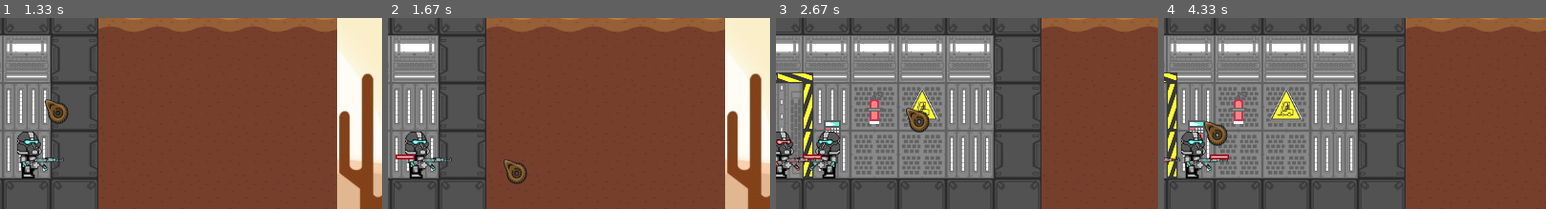
Above: before the commit, frames 1-4 (left to right).
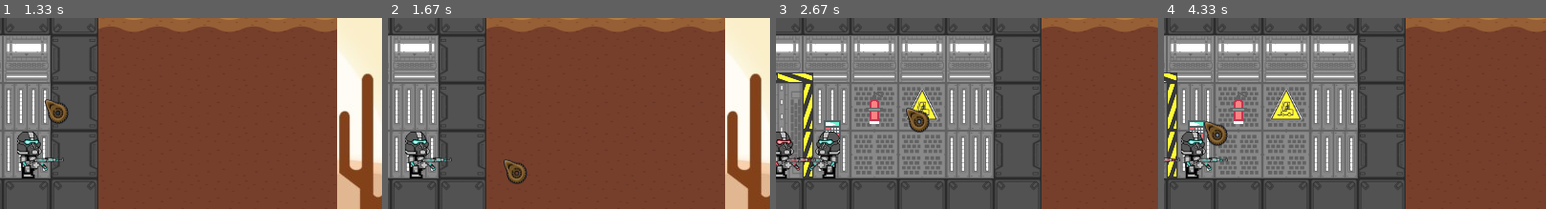
Above: after the commit, the same moments.

Repository: DABer1805/Teplyakov_Roman_and_Berezhnoy_Dmitry_PyGame_project
Game: pygame game, started from main.py
Two runs of this game, one before a commit and one after it. Both use one fixed random seed, a clock stepped at 60 frames per second and the inputs below.
Inputs (mouse positions are % of the whole screen's width and height, from its top left):
- Up to frame 1 (1.33 s): click (18, 19) at 0.38 s; click (18, 84) at 0.72 s; hold D from 1 s (still down); move the mouse to (50, 56) at 1.03 s
- Up to frame 2 (1.67 s): release D at 1.47 s; hold D from 1.5 s (still down); move the mouse to (60, 72) at 1.53 s
- Up to frame 3 (2.67 s): release D at 1.97 s; hold A 2-2.53 s; move the mouse to (65, 15) at 2.03 s; hold A from 2.57 s (still down); move the mouse to (62, 59) at 2.6 s
- Up to frame 4 (4.33 s): release A at 2.97 s; hold D 3-3.63 s; move the mouse to (52, 16) at 3.03 s; hold A 3.67-4.13 s; move the mouse to (45, 76) at 3.7 s; hold D from 4.17 s (still down); move the mouse to (50, 62) at 4.2 s
The pictures show only the part of the screen within x 45-95%, y 36-86%; the shares and areas given below are measured in that part.

Frame 1 is identical in both runs. In frame 2, 0.1% of the frame differs, in the area x 2-7%, y 71-74%; in frame 3, 0.1%; in frame 4, 0.1%.

Commit message:
feat: added system for injuring the player with enemy bullets

Diff:
--- a/classes.py
+++ b/classes.py
@@ -174,20 +174,23 @@
 
     def __init__(self, player_group: pygame.sprite.Group,
                  all_sprites: pygame.sprite.Group,
-                 player_image: pygame.Surface, hp: int,
+                 player_image: pygame.Surface,
                  pos_x: int, pos_y: int) -> None:
         """
         :param player_group: Групп, куда будет добавлен игрок
         :param all_sprites: Все спрайты
         :param player_image: Изображение игрока
-        :param hp: HP игрока
         :param pos_x: позиция по оси x
         :param pos_y: позиция по оси y
         """
         super().__init__(player_group, all_sprites, player_image,
                          pos_x, pos_y)
         # HP игрока
-        self.hp = hp
+        self.hp = 5
+        # Щит игрока
+        self.shield = 3
+        # Таймер перезарядки щита
+        self.shield_recharge = 0
         # Сколько патронов в обойме
         self.ammo = 5
         # Таймер перезарядки
@@ -336,6 +339,18 @@
                 hit_sound.play()
                 self.kill()
 
+        # Если пуля вражеская, то проверяем пересечение со спрайтом игрока и
+        # отнимаем либо щит, либо хп
+        if self.is_enemy_bullet:
+            if pygame.sprite.spritecollideany(self, player_group):
+                for player in player_group:
+                    if player.shield:
+                        player.shield -= 1
+                        player.shield_recharge = 300
+                    else:
+                        player.hp -= 1
+                self.kill()
+
 
 class Button:
     """Класс для создания кнопок"""
@@ -391,9 +406,9 @@
         super().__init__(rays_group)
         # Фигура луча
         if direction:
-            self.rect = pygame.Rect(pos_x, pos_y, 300, 1)
+            self.rect = pygame.Rect(pos_x, pos_y, 200, 1)
         else:
-            self.rect = pygame.Rect(pos_x - 300, pos_y, 300, 1)
+            self.rect = pygame.Rect(pos_x - 200, pos_y, 200, 1)
         # Направление луча
         self.direction = direction
 
--- a/main.py
+++ b/main.py
@@ -54,6 +54,8 @@
 tile_group.add(boxes_group)
 # Группа фантомных блоков (задний фон и украшения)
 phantom_group = pygame.sprite.Group()
+# Группа пуль врагов
+enemies_bullet_group = pygame.sprite.Group()
 
 
 def load_image(filename: str) -> pygame.Surface:
@@ -128,7 +130,7 @@
             # ФАЙЛЕ НЕСКОЛЬКИХ ИГРОКОВ!!!)
             elif level[y][x] == '@':
                 new_player = Player(player_group, all_sprites, PLAYER_IMAGE,
-                                    5, x, y)
+                                    x, y)
             # Тут те тайлы, котрые имеют hp и их можно разрушить, создаётся
             # соответствующий спрайт и добавляется в группу
             elif level[y][x] == '<' or level[y][x] == '>':
@@ -664,7 +666,7 @@
         ]
         if improvement_scales[current_characteristics_target][0][idx][2] != 1:
             UPGRADE_SOUND.play()
-            improvement_scales[current_characteristics_target][3][idx]()
+            improvement_scales[current_characteristics_target][3][idx]
             improvement_scales[current_characteristics_target][0][idx][2] += \
                 0.2
             improvement_scales[current_characteristics_target][0][idx][3] += 1
@@ -913,12 +915,27 @@
             for sprite in all_sprites:
                 camera.apply(sprite)
 
-            # Перемещаем пули
+            # Перемещаем пули игрока
             for bullet in bullet_group:
                 bullet.update([boxes_group, enemies_group],
                               [bricks_group],
                               COINS_DATA, BOX_DESTROY_SOUND, HIT_SOUND,
                               player_group)
+
+            # Перемещаем пули врагов
+            for bullet in enemies_bullet_group:
+                bullet.update([boxes_group, enemies_group],
+                              [bricks_group],
+                              COINS_DATA, BOX_DESTROY_SOUND, HIT_SOUND,
+                              player_group)
+
+            # Обновляем таймер щита игрока
+            if player.shield_recharge:
+                player.shield_recharge -= 1
+                if player.shield_recharge == 0:
+                    player.shield += 1
+                    if player.shield != 3:
+                        player.shield_recharge = 300
 
             # Проверяем наличие игрока в поле зрения врага и перемещаем врагов
             for enemy in enemies_group:
@@ -952,7 +969,7 @@
                 if enemy.attack_player:
                     if enemy.is_shoot:
                         SHOT_SOUND.play()
-                        new_bullet = Bullet(bullet_group, all_sprites,
+                        new_bullet = Bullet(enemies_bullet_group, all_sprites,
                                             ENEMY_BULLET_IMAGE,
                                             enemy.direction,
                                             enemy.rect.x,
@@ -990,6 +1007,7 @@
             bricks_group.draw(screen)
             player_group.draw(screen)
             bullet_group.draw(screen)
+            enemies_bullet_group.draw(screen)
             coins_group.draw(screen)
             enemies_group.draw(screen)
 
@@ -1035,6 +1053,11 @@
         draw_arrow(screen, ARROW_IMAGES[arrow_idx], x, y)
         arrow_idx = 0
 
+    # Проверяем хп игрока
+    for player in player_group:
+        if player.hp == 0:
+            running = False
+
     pygame.display.flip()
     clock.tick(FPS)
 
